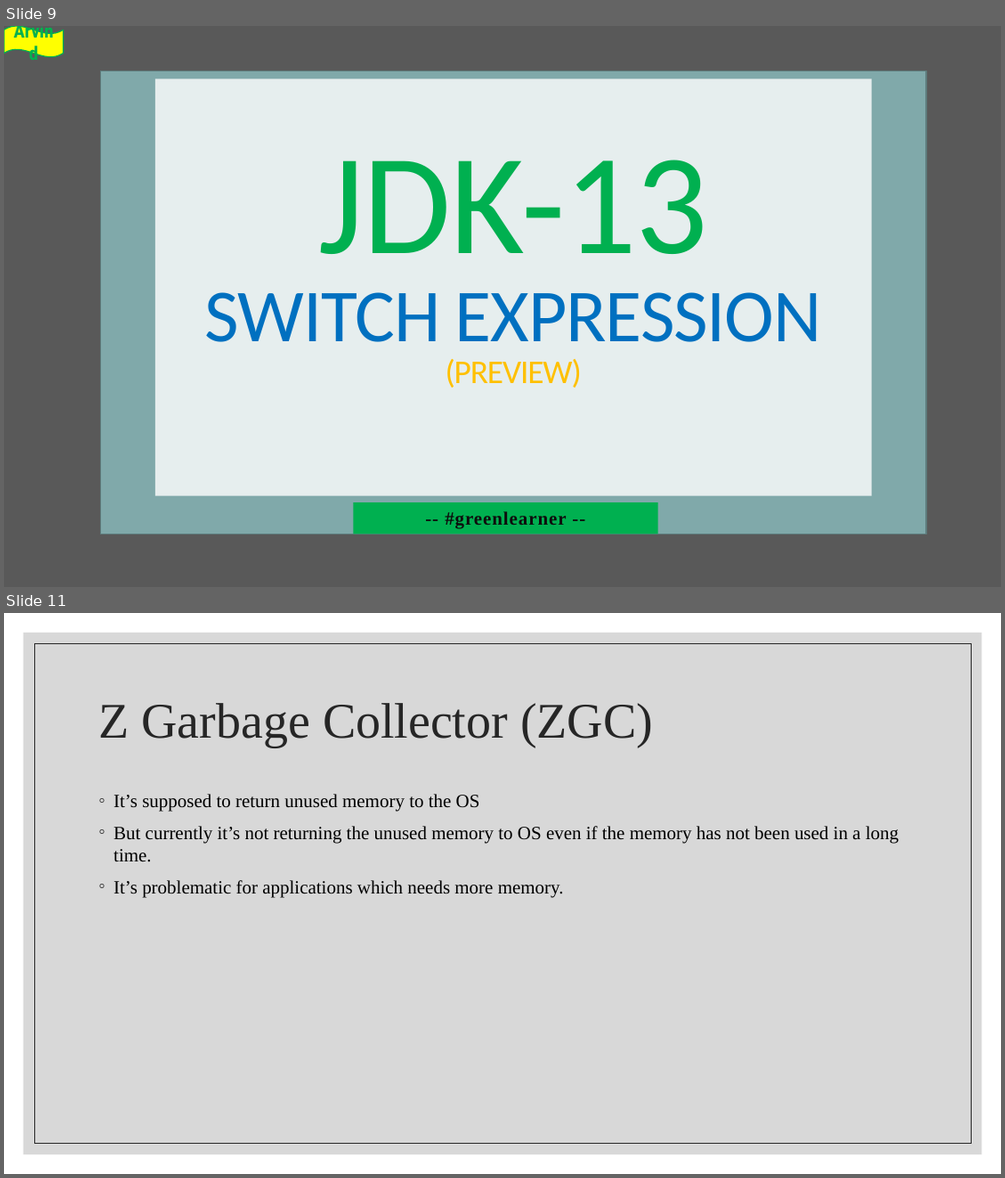
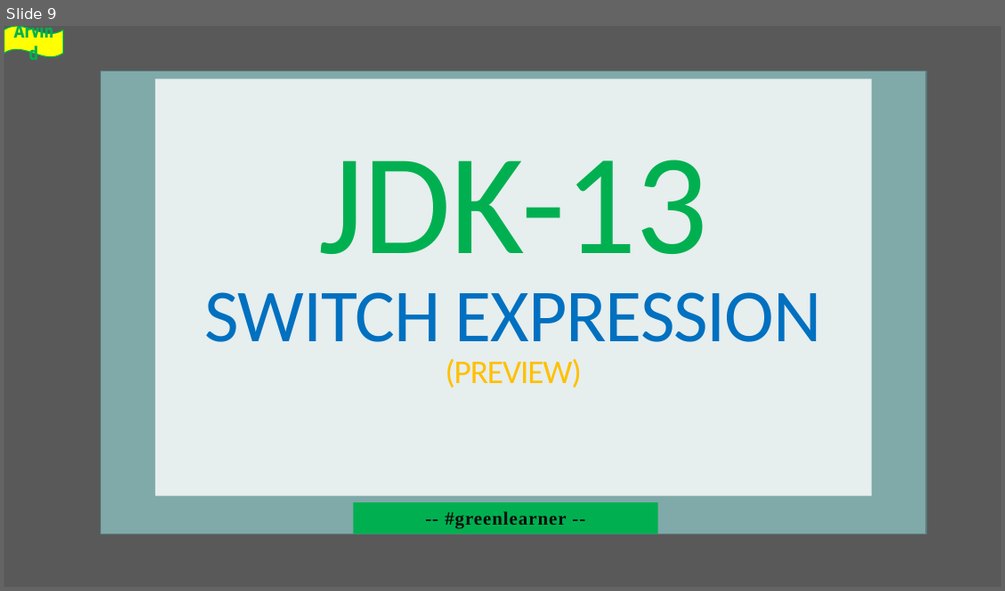
Before and after one commit to codefarm0/Java13, a slide deck: Jdk-13.pptx. Shown one above the other, each under a label of ours: slides 9 and 11 before the commit, slide 9 after it; the slides between them are not shown. The pictures are 1005x1178 and 1005x591 pixels, drawn with LibreOffice and Linux fonts; fonts in the diff are those of the drawing; background and template pictures are left out. Boxes give left, top, right and bottom in pixels: in the first picture for what was removed or moved away, otherwise in the second. Text is boxed around its words. In the diff, an @@ line names an element or a change of style, - is before the commit and + after.

```diff
--- a/Jdk-13.pptx
+++ b/Jdk-13.pptx
@@ slide 11 removed at box(4, 613, 1001, 1174), background #FFFFFF @@
@@ rectangle removed at box(24, 633, 982, 1154) @@
@@ rectangle removed at box(34, 643, 971, 1143) @@
@@ title removed at box(98, 703, 653, 747) @@
-Z Garbage Collector (ZGC)
@@ text removed at box(113, 794, 898, 897) @@
-◦ It’s supposed to return unused memory to the OS
-◦ But currently it’s not returning the unused memory to OS even if the memory has not been used in a long time.
-◦ It’s problematic for applications which needs more memory.
```
Also in this commit, not shown: 1 slide changed, 5 slides added, 3 other slides removed, 3 other files.
